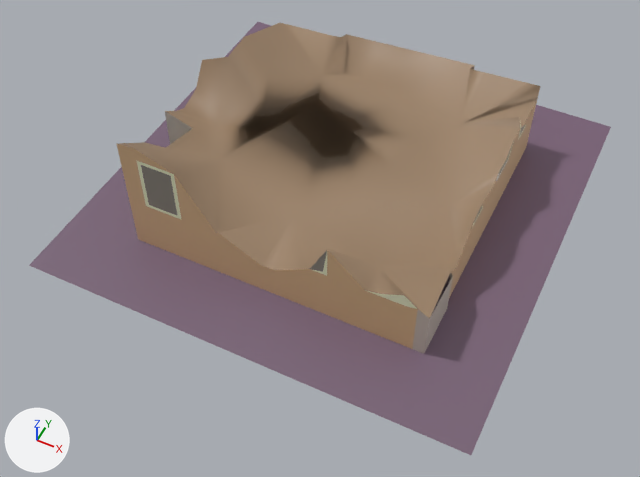
Two versions of the FBX model Assets/Models/Buildings/Building_Destroyed.fbx, one commit apart.
One viewpoint serves both versions: a 50 mm lens placed at (0.00604, -0.01316, 0.01454), pointed at (0.00024, -0.00158, 0.00006). The lights are fixed; the arrows at lower left show +X, +Y and +Z. Where no turn or scale is listed for an object, it has been applied to the vertices. Vertices at the same position are counted once.

Script lines for the objects in view, before the commit:
```python
me_mesh = bpy.data.meshes.new('Mesh')
me_mesh.from_pydata(...)  # 156 vertices, 197 faces; spans x -0.005..0.005, y -0.005..0.005, z 0.0..0.00285
me_mesh.materials.append(mat_base01)  # picture img_palette01_png
ob_building_destroyed = bpy.data.objects.new('Building_Destroyed', me_mesh)
ob_building_destroyed.location = (0.0, 0.0, 0.0)
```
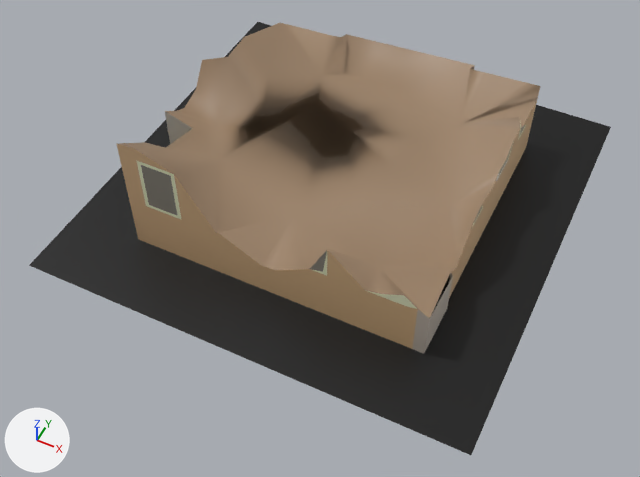
Location of each change, (x1, y1, x2, y2) in pixels of the pictures (640 x 477 px):
part 1 of me_mesh, recoloured
    both: (29, 22, 611, 455)

What changed in the scene script:
```text
Add mat_building_base:
    mat_building_base = principled_material('Building_Base')
    mat_building_base.base_color = (0.0, 0.0, 0.0)  # black #000000
Change me_mesh:
    where me_mesh.from_pydata(...)  # 156 vertices, 197 faces; spans x -0.005..0.005, y -0.005..0.005, z 0.0..0.00285
    used by ob_building_destroyed; location = (0.0, 0.0, 0.0)
    me_mesh part 1: the 1 face centred in x 0.0, y 0.0, z 0.0 switches from mat_base01 (picture img_palette01_png) to mat_building_base (black #000000)
    add me_mesh.materials.append(mat_building_base)  # black #000000
```
